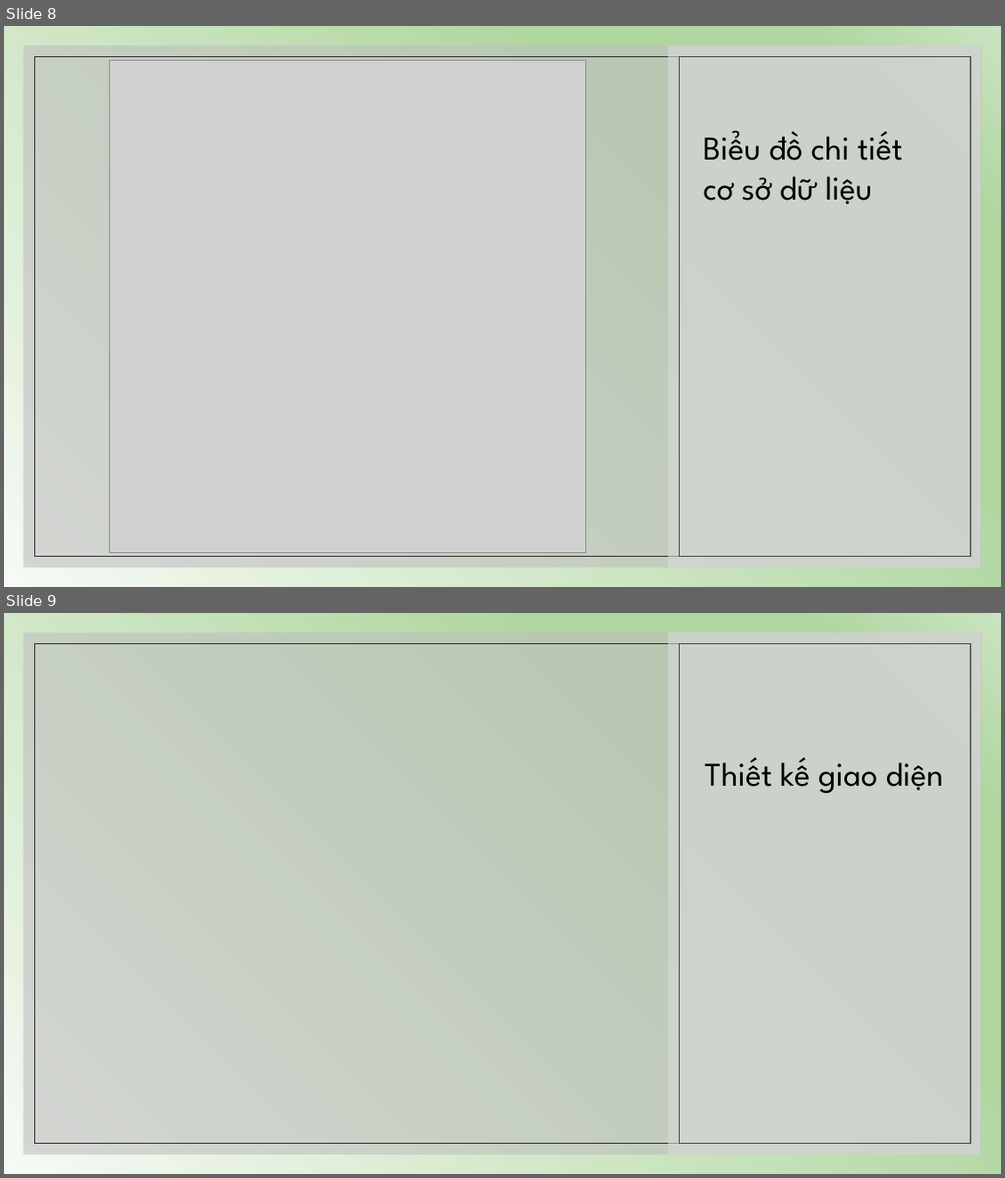
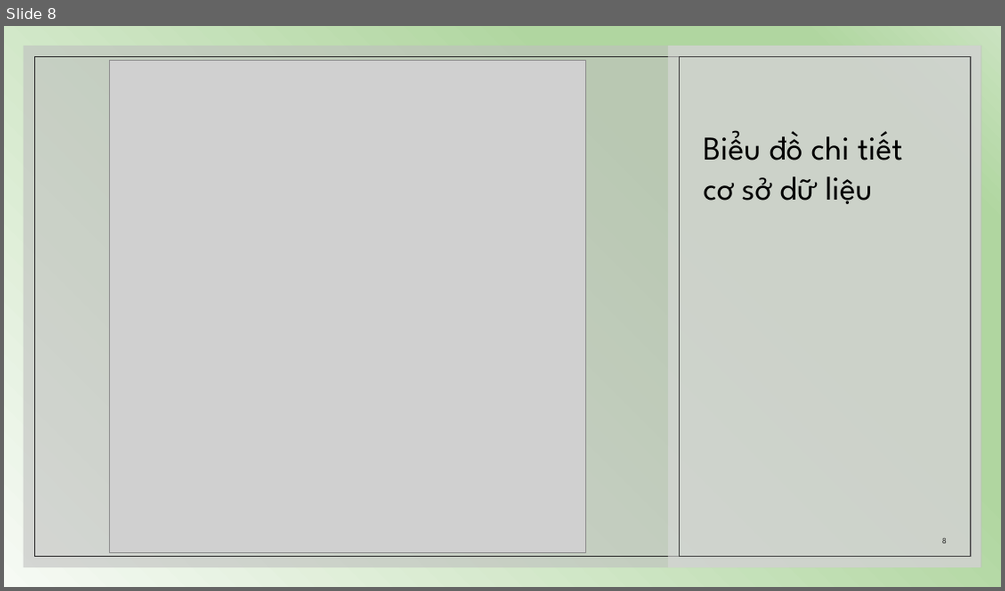
Before and after one commit to duchieu307/Project2, a slide deck: Slide-MP3.pptx. Shown one above the other, each under a label of ours: slides 8 and 9 before the commit, slide 8 after it. The pictures are 1005x1178 and 1005x591 pixels, drawn with LibreOffice and Linux fonts; fonts in the diff are those of the drawing; grey boxes stand for pictures. Boxes give left, top, right and bottom in pixels: in the first picture for what was removed or moved away, otherwise in the second. Text is boxed around its words. In the diff, an @@ line names an element or a change of style, - is before the commit and + after.

```diff
--- a/Slide-MP3.pptx
+++ b/Slide-MP3.pptx
@@ slide 9 removed at [4,613,1001,1174], background gradient #F6FAF4 to #B0D6A0 to #CAE3C0; not listed: 4 template elements that a slide beside it also shows @@
@@ title removed at [704,757,943,793] @@
-Thiết kế giao diện
@@ slide 8 changed as well @@
@@ page number added at [942,538,947,543], 8 pt, text #262626 @@
+8
```
Also in this commit, not shown: 8 other slides changed, 1 slide added, 3 other files.
